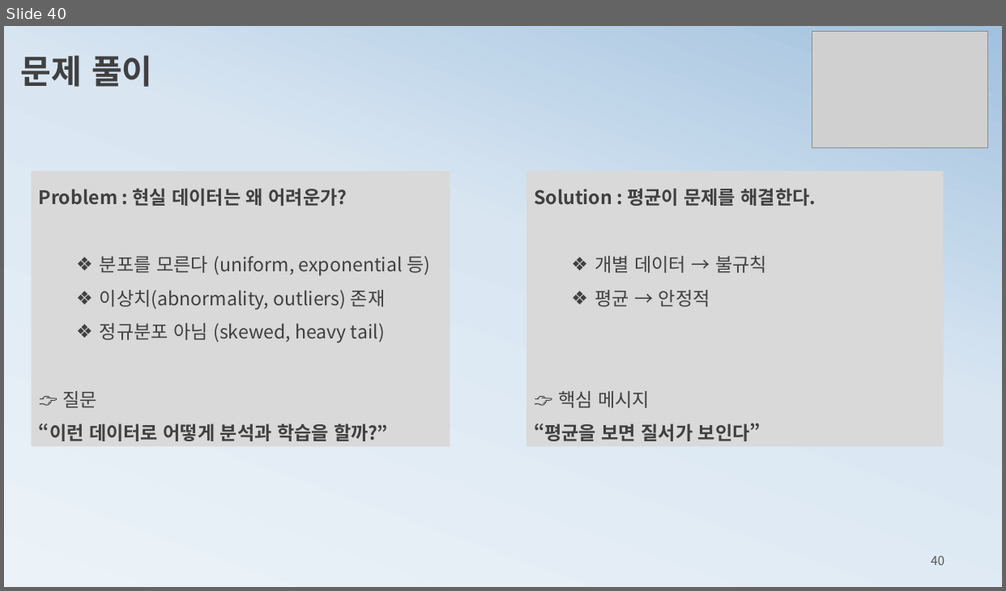
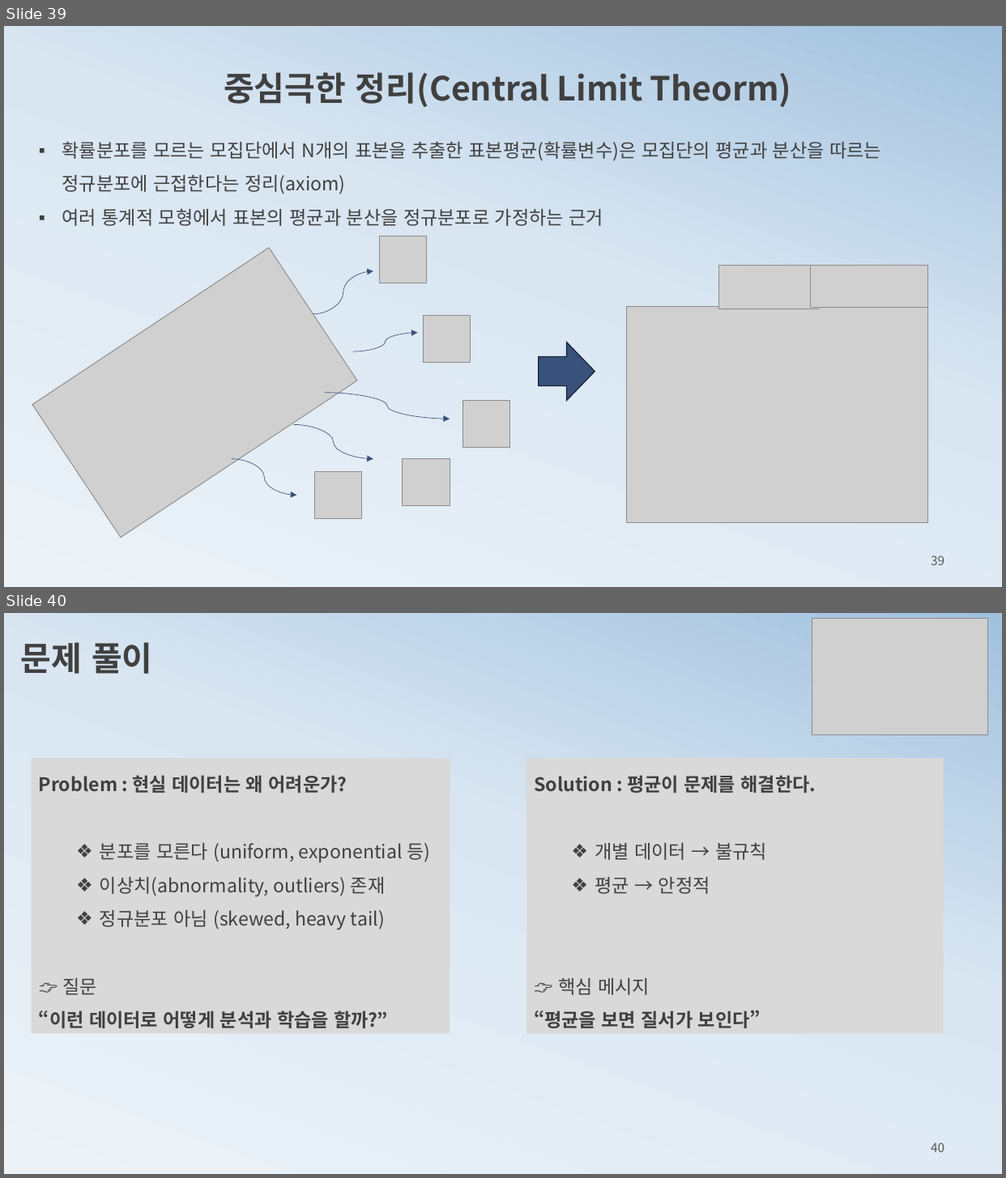
Before and after one commit to ancestor9/mathematics-for-machine-learning, a slide deck: 3_probability theory for machine learning.pptx. Shown one above the other, each under a label of ours: slide 40 before the commit, slides 39 and 40 after it. The pictures are 1006x591 and 1006x1178 pixels, drawn with LibreOffice and Linux fonts; fonts in the diff are those of the drawing; grey boxes stand for pictures. Boxes give left, top, right and bottom in pixels: in the first picture for what was removed or moved away, otherwise in the second. Text is boxed around its words. In the diff, an @@ line names an element or a change of style, - is before the commit and + after.

```diff
--- a/3_probability theory for machine learning.pptx
+++ b/3_probability theory for machine learning.pptx
@@ slide 39 added at (4, 26, 1002, 587), background gradient #ECF3F8 to #D9E6F2 to #A1C1DE @@
@@ text added at (224, 72, 792, 107), 32 pt, text #404040, bold @@
+중심극한 정리(Central Limit Theorm)
@@ text added at (62, 141, 881, 226), 18 pt, text #404040 @@
+▪ 확률분포를 모르는 모집단에서 N개의 표본을 추출한 표본평균(확률변수)은 모집단의 평균과 분산을 따르는 정규분포에 근접한다는 정리(axiom)
+▪ 여러 통계적 모형에서 표본의 평균과 분산을 정규분포로 가정하는 근거
@@ picture added at (379, 236, 426, 283) @@
@@ picture added at (32, 248, 357, 537) @@
@@ picture added at (718, 266, 818, 309) @@
@@ picture added at (810, 266, 928, 308) @@
@@ curved arrow added from (313, 314) to (373, 271), #39527B 0.5 pt @@
@@ picture added at (423, 316, 470, 363) @@
@@ picture added at (627, 307, 928, 523) @@
@@ curved arrow added from (353, 352) to (417, 333), #39527B 0.5 pt @@
@@ right arrow added at (539, 343, 594, 401), fill #39527B, outline #192436 1 pt @@
@@ curved arrow added from (325, 393) to (450, 419), #39527B 0.5 pt @@
@@ picture added at (463, 401, 510, 448) @@
@@ curved arrow added from (293, 425) to (373, 459), #39527B 0.5 pt @@
@@ curved arrow added from (232, 459) to (296, 495), #39527B 0.5 pt @@
@@ picture added at (403, 459, 450, 506) @@
@@ picture added at (315, 472, 362, 518) @@
@@ page number added at (931, 556, 944, 565), 12 pt, text #595959 @@
+39
```
Also in this commit, not shown: 1 slide removed.
